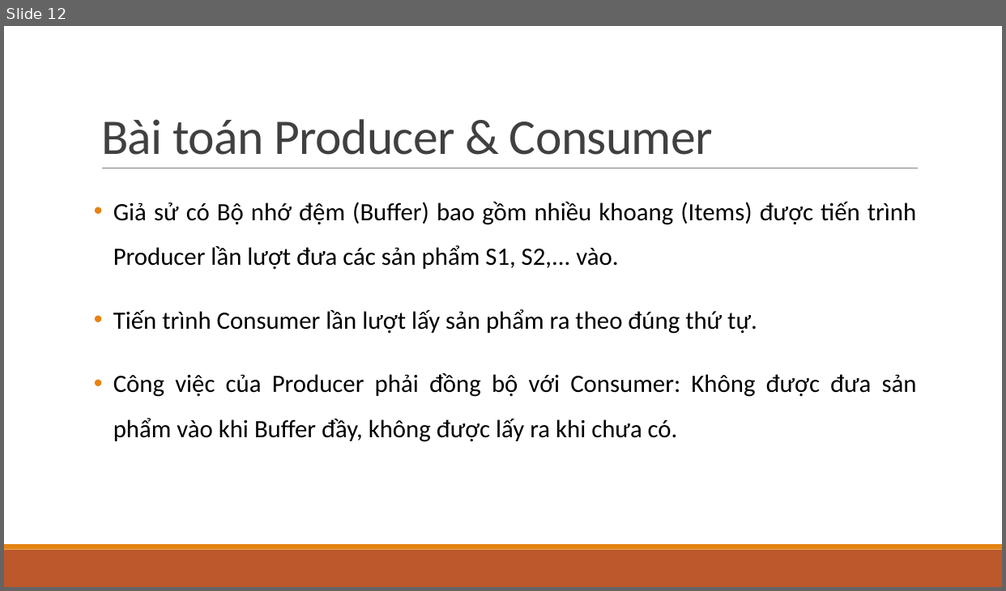
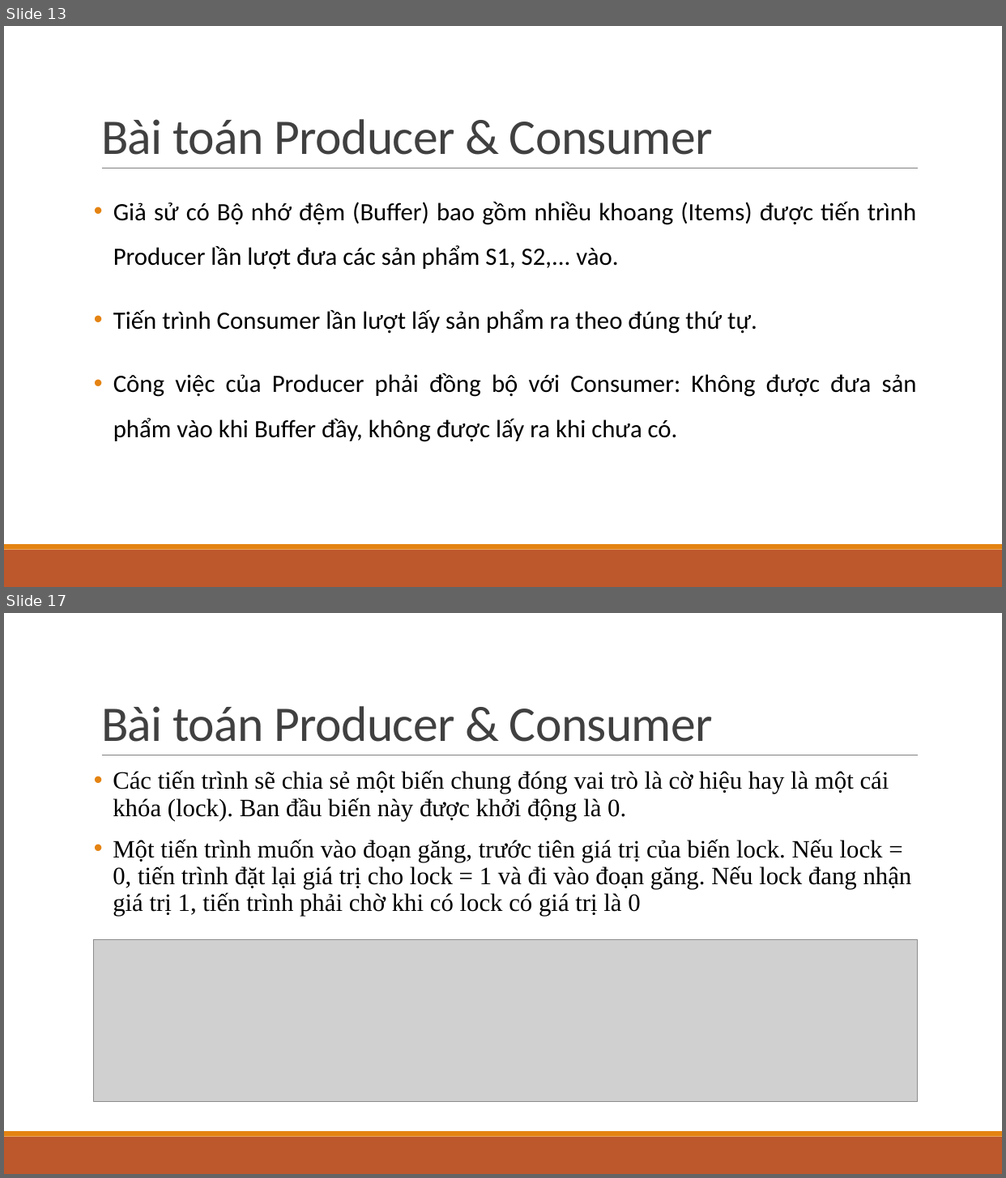
Before and after one commit to sunny-THS/Semaphore_CP, a slide deck: BaoCaoPPT.pptx. Shown one above the other, each under a label of ours: slide 12 before the commit, slides 13 and 17 after it; the slides between them are not shown. The pictures are 1006x591 and 1006x1178 pixels, drawn with LibreOffice and Linux fonts; fonts in the diff are those of the drawing; grey boxes stand for pictures. Boxes give left, top, right and bottom in pixels: in the first picture for what was removed or moved away, otherwise in the second. Text is boxed around its words. In the diff, an @@ line names an element or a change of style, - is before the commit and + after.

```diff
--- a/BaoCaoPPT.pptx
+++ b/BaoCaoPPT.pptx
@@ slide 17 added at [4, 613, 1002, 1174], background #FFFFFF; not listed: 3 template elements that a slide beside it also shows @@
@@ title added at [101, 706, 713, 742], 48 pt, text #404040 @@
+Bài toán Producer & Consumer
@@ text added at [113, 770, 912, 916], 24 pt, text #000000 @@
+• Các tiến trình sẽ chia sẻ một biến chung đóng vai trò là cờ hiệu hay là một cái khóa (lock). Ban đầu biến này được khởi động là 0.
+• Một tiến trình muốn vào đoạn găng, trước tiên giá trị của biến lock. Nếu lock = 0, tiến trình đặt lại giá trị cho lock = 1 và đi vào đoạn găng. Nếu lock đang nhận giá trị 1, tiến trình phải chờ khi có lock có giá trị là 0
@@ picture added at [94, 940, 918, 1102] @@
@@ what was slide 12 is now slide 13 @@
```
Also in this commit, not shown: 2 slides changed, 5 other slides added, 6 other files.
